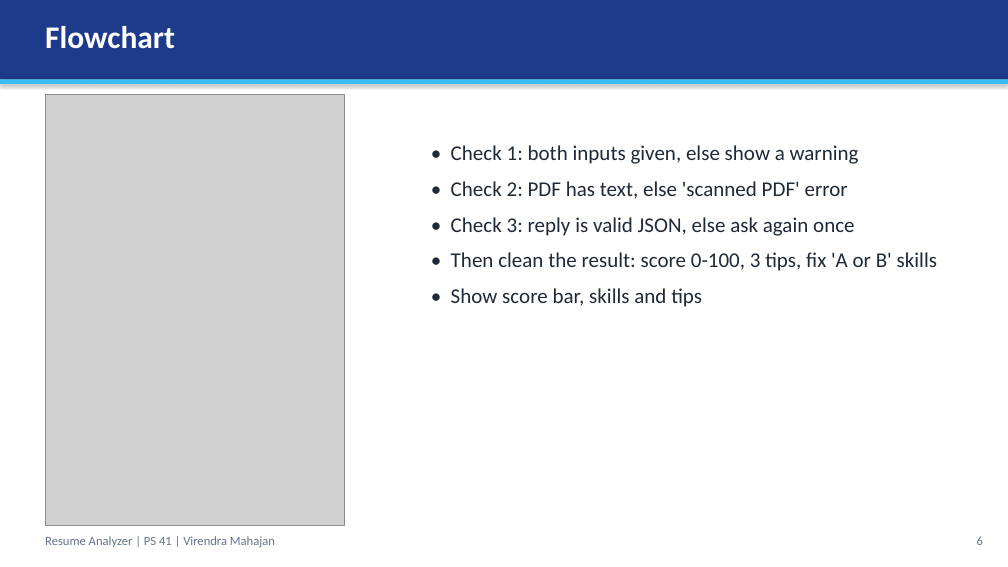
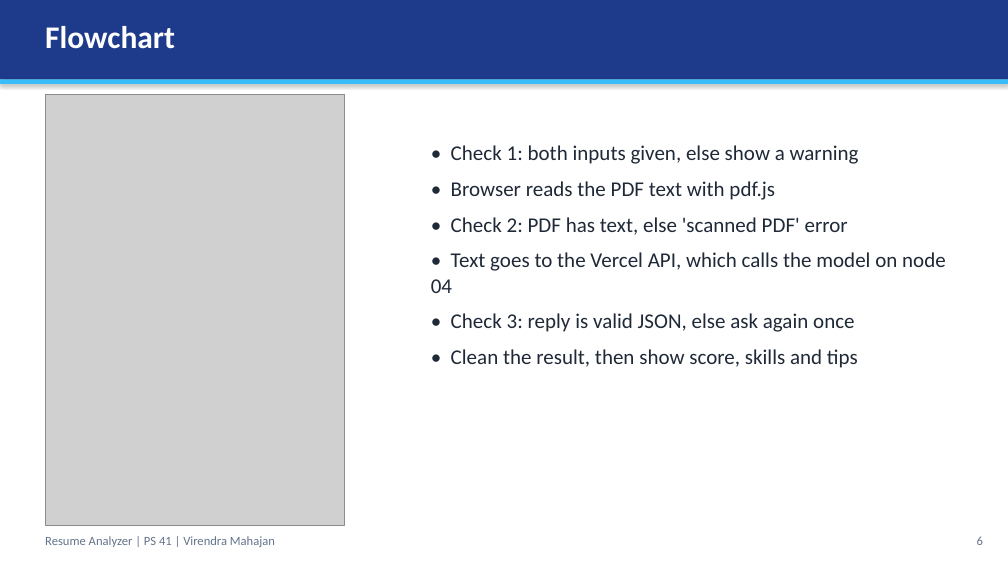
Before and after one commit to Kmennn/llm-ps41-ADT23SOCB1322, a slide deck: slide 6 of Presentation.pptx. Drawn at 1008x567 pixels with LibreOffice and Linux fonts; fonts in the diff are those of the drawing; grey boxes stand for pictures. Boxes give left, top, right and bottom in pixels: in the first picture for what was removed or moved away, otherwise in the second. Text is boxed around its words. In the diff, an @@ line names an element or a change of style, - is before the commit and + after.

```diff
--- a/Presentation.pptx
+++ b/Presentation.pptx
@@ text at [451,181,775,200]: paragraph added @@
+• Browser reads the PDF text with pdf.js
@@ text at [431,252,946,293]: paragraph added @@
+• Text goes to the Vercel API, which calls the model on node 04
@@ text at [451,349,858,368]: text changed @@
-• Then clean the result: score 0-100, 3 tips, fix 'A or B' skills
-• Show score bar, skills and tips
+• Clean the result, then show score, skills and tips
```
Also in this commit, not shown: 13 other slides changed, 24 other files.
